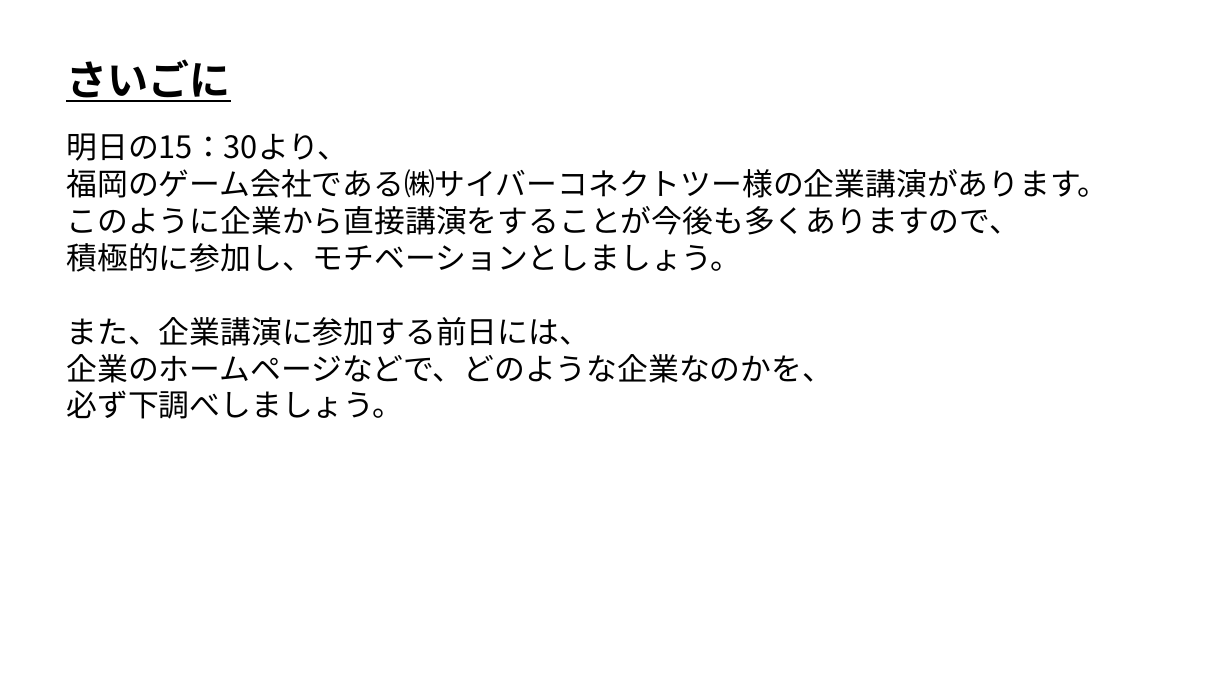
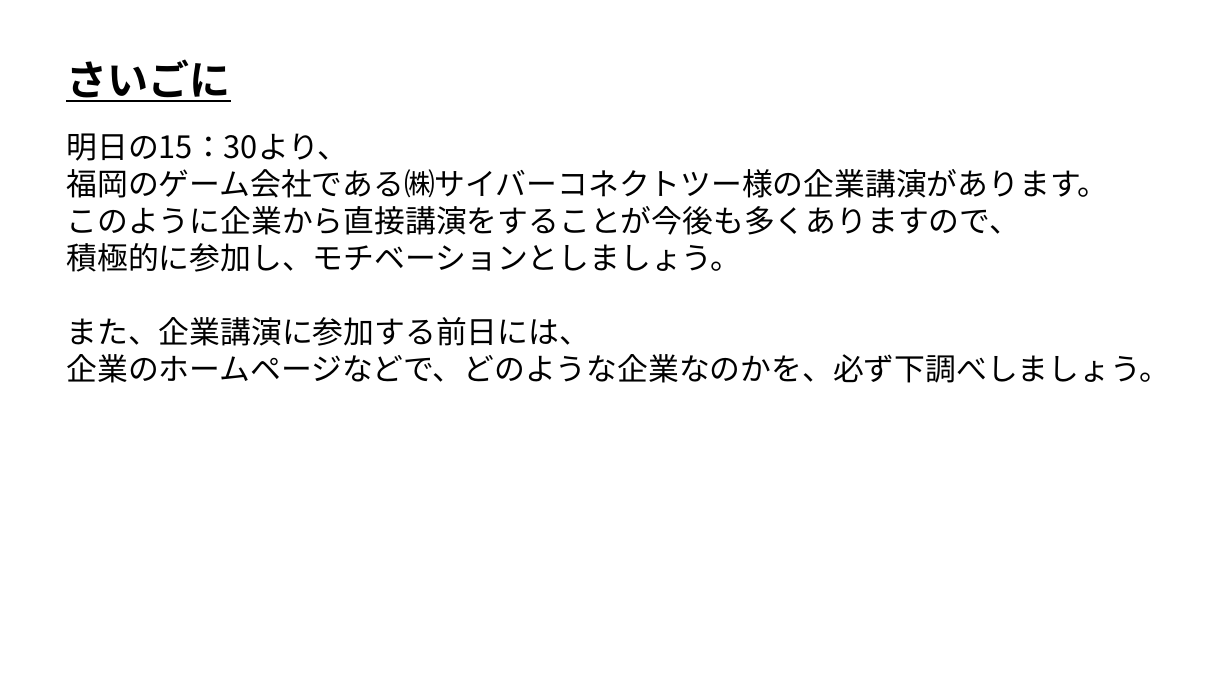
Before and after one commit to ArakiYusuke-Ohara/Textbook, a slide deck: slide 32 of その他/新入生ガイダンス/00_はじめに.pptx (slide 26 before the commit). Drawn at 1232x693 pixels with LibreOffice and Linux fonts; fonts in the diff are those of the drawing. Boxes give left, top, right and bottom in pixels: in the first picture for what was removed or moved away, otherwise in the second. Text is boxed around its words. In the diff, an @@ line names an element or a change of style, - is before the commit and + after.

```diff
--- a/その他/新入生ガイダンス/00_はじめに.pptx
+++ b/その他/新入生ガイダンス/00_はじめに.pptx
@@ text at box(66, 354, 1170, 383): text changed @@
-企業のホームページなどで、どのような企業なのかを、
-必ず下調べしましょう。
+企業のホームページなどで、どのような企業なのかを、必ず下調べしましょう。
```
Also in this commit, not shown: 1 other slide changed, 6 slides added.
